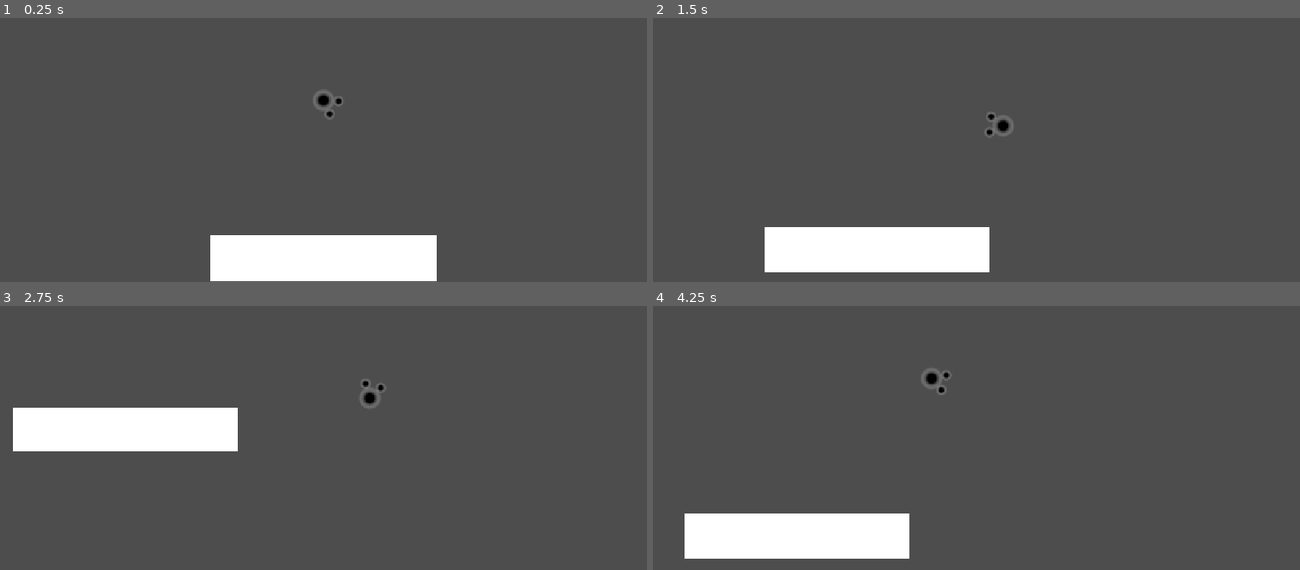
Above: before the commit, frames 1-4 (two rows, left to right).
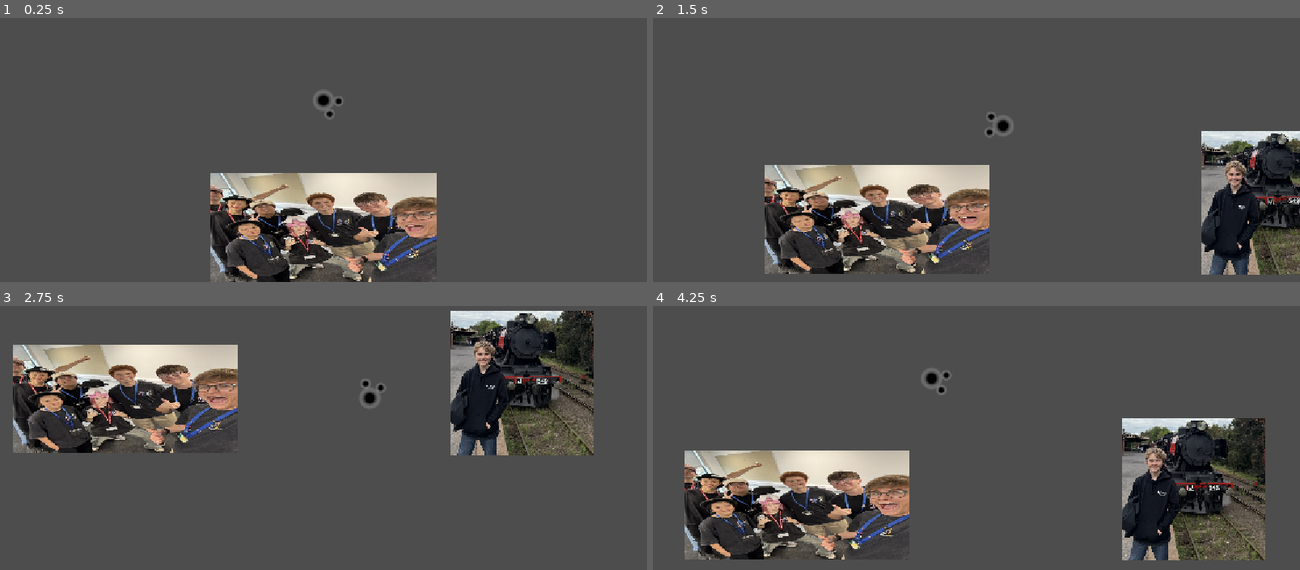
Above: after the commit, the same moments.

Repository: FreeformWave544/Campfire
Game: Godot game, scene res://Levels/level_1.tscn
The game is run twice, just before and just after one commit, with the same random seed, the same clock (stepped at 60 frames per second) and the same inputs.
Inputs (mouse positions are in pixels of both pictures, inside the frame that each line leads up to):
- Up to frame 1 (0.25 s): no input
- Up to frame 2 (1.5 s): tap Enter at 0.5 s; move the mouse to (1118, 81) at 0.52 s; hold D (right) 0.53-1.28 s; tap E (interact) at 0.6, 1.35 s; move the mouse to (847, 118) at 1.27 s; hold S (down) from 1.28 s (still down)
- Up to frame 3 (2.75 s): move the mouse to (388, 308) at 2.02 s; release S (down) at 2.03 s; hold D (right) from 2.03 s (still down); tap Alt at 2.1 s; tap E (interact) at 2.3 s
- Up to frame 4 (4.25 s): move the mouse to (944, 461) at 2.77 s; release D (right) at 2.78 s; hold W (up) 2.78-3.53 s; tap Shift at 2.85 s; tap E (interact) at 3.05, 3.6 s; move the mouse to (1170, 443) at 3.52 s; hold A (left) from 3.53 s (still down)

The runs differ from the first frame. In frame 1, 14% of the frame differs, in the area x 32-68%, y 58-100%; in frame 2, 21%; in frame 3, 24%, in the area x 2-92%, y 1-57%; in frame 4, 24%.

Commit message:
Started + Super Wakatime + Alfie/Will pfps

Diff:
--- /dev/null
+++ b/Entities/NPC/NPC.tscn
@@ -0,0 +1,21 @@
+[gd_scene format=3 uid="uid://daactanv2ju2b"]
+
+[ext_resource type="Script" uid="uid://cy70mhx4pyjup" path="res://Entities/NPC/NPCScript.gd" id="1_8ee2b"]
+[ext_resource type="Texture2D" uid="uid://qitu1frud42c" path="res://Assets/Alfie.jpg" id="2_mdhkh"]
+
+[sub_resource type="RectangleShape2D" id="RectangleShape2D_n0qsc"]
+size = Vector2(400, 191)
+
+[node name="NPC" type="StaticBody2D" unique_id=1733604999 groups=["Interactable", "NPC"]]
+position = Vector2(376, 567)
+script = ExtResource("1_8ee2b")
+
+[node name="CollisionShape2D" type="CollisionShape2D" parent="." unique_id=1201907570]
+position = Vector2(200, -15.5)
+shape = SubResource("RectangleShape2D_n0qsc")
+
+[node name="Sprite2D" type="Sprite2D" parent="." unique_id=1638340680]
+position = Vector2(0, -114.00001)
+scale = Vector2(0.78124994, 0.37890625)
+texture = ExtResource("2_mdhkh")
+centered = false
--- /dev/null
+++ b/Entities/NPC/NPCScript.gd
@@ -0,0 +1,5 @@
+extends StaticBody2D
+
+@export var displayName := "NPC"
+@export var dialogue := []
+@export_enum("None", "Firewall") var triggerEvent = "None"
--- a/Entities/Player/player.gd
+++ b/Entities/Player/player.gd
@@ -1,24 +1,31 @@
 extends CharacterBody2D
 
-
-const SPEED = 300.0
-
+@export var speed = 300.0
 
 func _physics_process(delta: float) -> void:
 	var direction := Input.get_vector("left", "right", "up", "down")
 	if direction.x:
-		velocity.x = direction.x * SPEED
+		velocity.x = direction.x * speed
 	else:
-		velocity.x = move_toward(velocity.x, 0, SPEED)
+		velocity.x = move_toward(velocity.x, 0, speed)
 	if direction.y:
-		velocity.y = direction.y * SPEED
+		velocity.y = direction.y * speed
 	else:
-		velocity.y = move_toward(velocity.y, 0, SPEED)
+		velocity.y = move_toward(velocity.y, 0, speed)
 	$Limbs.look_at(get_global_mouse_position())
 	$Limbs.rotate(89.6)
 	move_and_slide()
 
 func _input(_event: InputEvent) -> void:
 	for body in $Limbs.get_overlapping_bodies():
-		if Input.is_action_just_pressed("interact") and body.is_in_group("Interactable"):
-			pass
+		if Input.is_action_just_pressed("interact") and body.is_in_group("NPC"):
+			$Dialogue.show()
+			$Dialogue/Name.text = body.displayName
+			for i in range(len(body.dialogue)):
+				$Dialogue/Text.text = body.dialogue[i]
+				await get_tree().create_timer((0.06 * len(body.dialogue[i])) + 1.0).timeout
+			$Dialogue.hide()
+			if body.triggerEvent:
+				match body.triggerEvent:
+					"Firewall":
+						$Minigames/Firewall.show()
--- a/Entities/Player/player.tscn
+++ b/Entities/Player/player.tscn
@@ -1,6 +1,7 @@
 [gd_scene format=3 uid="uid://c6p7akeohr578"]
 
 [ext_resource type="Script" uid="uid://bn48k5f648la8" path="res://Entities/Player/player.gd" id="1_mv1ah"]
+[ext_resource type="Script" uid="uid://cqvmlkcufxpq1" path="res://Levels/Minigames/firewall.gd" id="2_3uyv8"]
 
 [sub_resource type="Gradient" id="Gradient_ix6vc"]
 offsets = PackedFloat32Array(0.38, 1)
@@ -31,6 +32,20 @@
 
 [sub_resource type="RectangleShape2D" id="RectangleShape2D_mv1ah"]
 size = Vector2(46, 20)
+
+[sub_resource type="Gradient" id="Gradient_mv1ah"]
+offsets = PackedFloat32Array(0, 0.36065573, 0.6338798, 1)
+colors = PackedColorArray(0.6509804, 0.32941177, 0.21960784, 1, 0.6117647, 0.28627452, 0.17254902, 1, 0.7921569, 0.4117647, 0.28235295, 1, 0.8352941, 0.44705883, 0.29411766, 1)
+
+[sub_resource type="FastNoiseLite" id="FastNoiseLite_3uyv8"]
+noise_type = 3
+frequency = 0.0741
+
+[sub_resource type="NoiseTexture2D" id="NoiseTexture2D_lu8i8"]
+width = 50
+height = 50
+noise = SubResource("FastNoiseLite_3uyv8")
+color_ramp = SubResource("Gradient_mv1ah")
 
 [node name="Player" type="CharacterBody2D" unique_id=1769892712]
 script = ExtResource("1_mv1ah")
@@ -75,3 +90,81 @@
 [node name="CollisionShape2D" type="CollisionShape2D" parent="Limbs" unique_id=682561499]
 position = Vector2(0, -24)
 shape = SubResource("RectangleShape2D_mv1ah")
+
+[node name="Dialogue" type="Panel" parent="." unique_id=60203914]
+visible = false
+anchors_preset = 8
+anchor_left = 0.5
+anchor_top = 0.5
+anchor_right = 0.5
+anchor_bottom = 0.5
+offset_left = -329.0
+offset_top = -114.5
+offset_right = 329.0
+offset_bottom = 114.5
+grow_horizontal = 2
+grow_vertical = 2
+
+[node name="Name" type="Label" parent="Dialogue" unique_id=1637970661]
+layout_mode = 1
+anchors_preset = 5
+anchor_left = 0.5
+anchor_right = 0.5
+offset_left = -20.0
+offset_right = 20.0
+offset_bottom = 23.0
+grow_horizontal = 2
+text = "NPC"
+horizontal_alignment = 1
+
+[node name="Text" type="Label" parent="Dialogue" unique_id=554397041]
+layout_mode = 1
+anchors_preset = 5
+anchor_left = 0.5
+anchor_right = 0.5
+offset_left = -329.0
+offset_top = 35.0
+offset_right = 329.0
+offset_bottom = 229.0
+grow_horizontal = 2
+text = "Said Things..."
+horizontal_alignment = 1
+autowrap_mode = 3
+
+[node name="Minigames" type="Node2D" parent="." unique_id=786954389]
+
+[node name="Firewall" type="Panel" parent="Minigames" unique_id=1424639603]
+visible = false
+z_index = 5
+custom_minimum_size = Vector2(500, 500)
+anchors_preset = 8
+anchor_left = 0.5
+anchor_top = 0.5
+anchor_right = 0.5
+anchor_bottom = 0.5
+offset_left = -250.0
+offset_top = -250.0
+offset_right = 250.0
+offset_bottom = 250.0
+grow_horizontal = 2
+grow_vertical = 2
+script = ExtResource("2_3uyv8")
+
+[node name="Block" type="TextureButton" parent="Minigames/Firewall" unique_id=1192707480]
+layout_mode = 0
+offset_right = 40.0
+offset_bottom = 40.0
+texture_normal = SubResource("NoiseTexture2D_lu8i8")
+
+[node name="ProgressBar" type="ProgressBar" parent="Minigames/Firewall" unique_id=1603568345]
+layout_mode = 1
+anchors_preset = 5
+anchor_left = 0.5
+anchor_right = 0.5
+offset_left = -122.0
+offset_right = 122.0
+offset_bottom = 27.0
+grow_horizontal = 2
+show_percentage = false
+
+[connection signal="visibility_changed" from="Minigames/Firewall" to="Minigames/Firewall" method="_on_visibility_changed"]
--- /dev/null
+++ b/Levels/Minigames/firewall.gd
@@ -0,0 +1,19 @@
+extends Panel
+
+@onready var block := $Block
+
+func _physics_process(delta: float) -> void:
+	if visible:
+		$ProgressBar.value -= 5.0 * delta
+
+func _on_visibility_changed() -> void:
+	while visible:
+		block.position = Vector2(randf_range(50, 450), randf_range(50, 450))
+		await $Block.pressed
+		$ProgressBar.value += randf_range(7.5, 10.0)
+		if $ProgressBar.value == 100.0:
+			break
+	hide()
+	get_parent().get_parent().find_child("Dialogue").show()
+	get_parent().get_parent().find_child("Dialogue").find_child("Name").text = "??"
+	get_parent().get_parent().find_child("Dialogue").find_child("Text").text = "Ah what a shame. Will's microphone blew up. What a tragic death..."
--- a/Levels/level_1.tscn
+++ b/Levels/level_1.tscn
@@ -1,22 +1,50 @@
 [gd_scene format=3 uid="uid://cn3prioa0h54c"]
 
 [ext_resource type="PackedScene" uid="uid://c6p7akeohr578" path="res://Entities/Player/player.tscn" id="1_n0qsc"]
+[ext_resource type="Script" uid="uid://cy70mhx4pyjup" path="res://Entities/NPC/NPCScript.gd" id="2_dilhk"]
+[ext_resource type="Texture2D" uid="uid://qitu1frud42c" path="res://Assets/Alfie.jpg" id="3_3mhv4"]
+[ext_resource type="Texture2D" uid="uid://c8pnd3h7nssdy" path="res://Assets/Will_Kitch.png" id="4_rf6l5"]
 
 [sub_resource type="RectangleShape2D" id="RectangleShape2D_n0qsc"]
-size = Vector2(400, 80)
+size = Vector2(400, 191)
+
+[sub_resource type="RectangleShape2D" id="RectangleShape2D_syshm"]
+size = Vector2(256, 251)
 
 [node name="Level_1" type="Node2D" unique_id=1917194550]
 
 [node name="Player" parent="." unique_id=1769892712 instance=ExtResource("1_n0qsc")]
 position = Vector2(576, 324)
 
-[node name="StaticBody2D" type="StaticBody2D" parent="." unique_id=1248309831 groups=["Interactable"]]
-position = Vector2(376, 565)
+[node name="Alfie" type="StaticBody2D" parent="." unique_id=1248309831 groups=["Interactable", "NPC"]]
+position = Vector2(376, 567)
+script = ExtResource("2_dilhk")
+displayName = "Alfie Barlow"
+dialogue = ["Hello. I is Alfie.", "I like stealing microphone from Will.", "My name is Barslow cause I set the bar low. So low it is *beneath the surface*. Get it... the theme... you know... yeah..."]
 
-[node name="CollisionShape2D" type="CollisionShape2D" parent="StaticBody2D" unique_id=1388088041]
-position = Vector2(200, 40)
+[node name="CollisionShape2D" type="CollisionShape2D" parent="Alfie" unique_id=1388088041]
+position = Vector2(200, -15.5)
 shape = SubResource("RectangleShape2D_n0qsc")
 
-[node name="ColorRect" type="ColorRect" parent="StaticBody2D" unique_id=1273032142]
-offset_right = 400.0
-offset_bottom = 80.0
+[node name="Sprite2D" type="Sprite2D" parent="Alfie" unique_id=181494048]
+position = Vector2(0, -114.00001)
+scale = Vector2(0.78124994, 0.37890625)
+texture = ExtResource("3_3mhv4")
+centered = false
+
+[node name="Will_K" type="StaticBody2D" parent="." unique_id=1289252760 groups=["Interactable", "NPC"]]
+position = Vector2(1154, 508)
+script = ExtResource("2_dilhk")
+displayName = "Will Kitch"
+dialogue = ["I is good enough to use mic cause I feel bored and like I actually have any authority.", "\"This is just sad\"", "\"What, gender neutral?\""]
+triggerEvent = "Firewall"
+
+[node name="CollisionShape2D" type="CollisionShape2D" parent="Will_K" unique_id=1563956839]
+position = Vector2(128, 14.5)
+shape = SubResource("RectangleShape2D_syshm")
+
+[node name="Sprite2D" type="Sprite2D" parent="Will_K" unique_id=1249133459]
+position = Vector2(0, -114.00001)
+scale = Vector2(0.5, 0.5)
+texture = ExtResource("4_rf6l5")
+centered = false
--- /dev/null
+++ b/Test.tscn
@@ -0,0 +1,10 @@
+[gd_scene format=3 uid="uid://dnnka5th1gldj"]
+
+[ext_resource type="Texture2D" uid="uid://ocqr4kaowgws" path="res://icon.svg" id="1_mtyf4"]
+
+[node name="Node2D" type="Node2D"]
+
+[node name="Sprite2D" type="Sprite2D" parent="."]
+texture = ExtResource("1_mtyf4")
+
+[node name="Node2D" type="Node2D" parent="."]
--- a/project.godot
+++ b/project.godot
@@ -19,9 +19,14 @@
 
 window/stretch/mode="canvas_items"
 
+[editor_plugins]
+
+enabled=PackedStringArray("res://addons/godot_super-wakatime/plugin.cfg")
+
 [global_group]
 
 Interactable=""
+NPC=""
 
 [input]
 
Binary file added: Assets/Alfie.jpg
Not shown, added: Assets/Alfie.jpg.import
Binary file added: Assets/Will_Kitch.png
Not shown, added: Assets/Will_Kitch.png.import
Not shown, added: Entities/NPC/NPCScript.gd.uid
Not shown, added: Levels/Minigames/firewall.gd.uid
Not shown, added: addons/godot_super-wakatime/api_key_prompt.tscn
Not shown, added: addons/godot_super-wakatime/counter.tscn
Not shown, added: addons/godot_super-wakatime/decompressor.gd
Not shown, added: addons/godot_super-wakatime/decompressor.gd.uid
Not shown, added: addons/godot_super-wakatime/godot_super-wakatime.gd
Not shown, added: addons/godot_super-wakatime/godot_super-wakatime.gd.uid
(and 13 more such lines)
